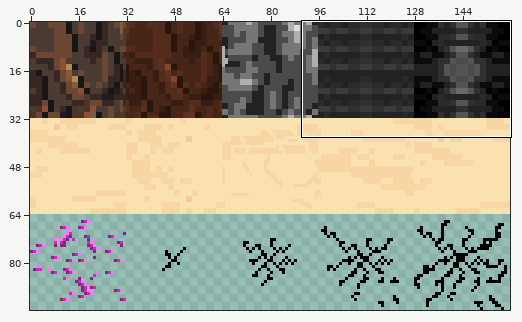
Sprite sheet: FixCraft/Assets/Resources/BKGSSxcf.png. The first picture is a wide view before the edit; the outline marks the close-up.
Close-up. As it was:
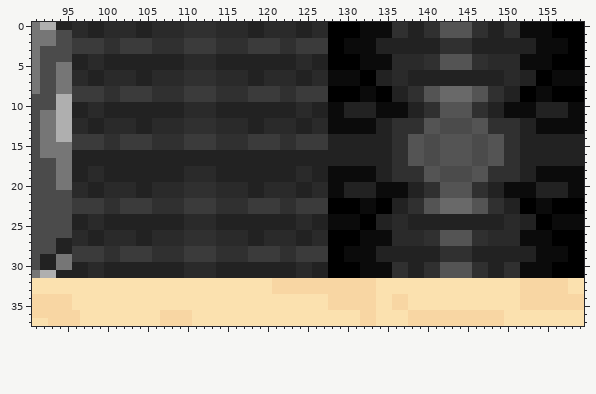
The file is 160x96 pixels. Pixels under 10% opacity are left out. Colours within 5 levels of each other are drawn and written as one. Shown: x 91..159, y 0..37.
After the commit:
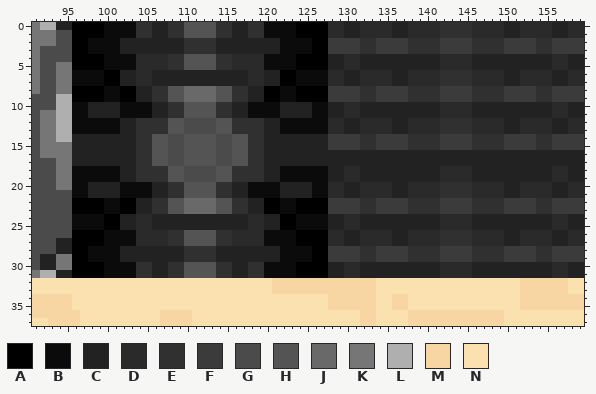
Palette (. is transparent): A #000000  B #0b0b0b  C #222222  D #2a2a2a  E #303030  F #3b3b3b  G #4b4b4b  H #545454  J #696969  K #767676  L #afafaf  M #f8d6a3  N #fbe1af
Log entry: Update BKGSSxcf.png Fixed Background Spritesheet
Difference:
y 0..1: x 96..159 DDCCDDDDCCDDDDEEEEDDDDCCDDDDCCDDAAAABBBBEECCEEHHHHEECCEEBBBBAAAA -> AAAABBBBEECCEEHHHHEECCEEBBBBAAAADDCCDDDDCCDDDDEEEEDDDDCCDDDDCCDD
y 2..3: x 96..159 FFFFEEFFFFEEEEFFFFEEEEFFFFEEFFFFAABBBBCCCCCCCCEEEECCCCCCCCBBBBAA -> AABBBBCCCCCCCCEEEECCCCCCCCBBBBAAFFFFEEFFFFEEEEFFFFEEEEFFFFEEFFFF
y 4..5: x 96..159 CCDDCCCCCCCCCCDDDDCCCCCCCCCCDDCCAAAABBBBDDDDEEHHHHEEDDDDBBBBAAAA -> AAAABBBBDDDDEEHHHHEEDDDDBBBBAAAACCDDCCCCCCCCCCDDDDCCCCCCCCCCDDCC
y 6..7: x 96..159 DDCCDDDDCCDDDDEEEEDDDDCCDDDDCCDDBBBBAACCDDCCCCCCCCCCCCDDCCAABBBB -> BBBBAACCDDCCCCCCCCCCCCDDCCAABBBBDDCCDDDDCCDDDDEEEEDDDDCCDDDDCCDD
y 8..9: x 96..105 FFFFEEFFFF -> AAAABBAACC; x 108..115 EEFFFFEE -> HHJJJJHH; x 118..137 FFFFEEFFFFAAAABBAACC -> CCAABBAAAAFFFFEEFFFF; x 140..147 HHJJJJHH -> EEFFFFEE; x 150..159 CCAABBAAAA -> FFFFEEFFFF
y 10..11: x 96..99 CCDD -> BBCC; x 102..105 CCCC -> BBBB; x 108..115 CCDDDDCC -> EEHHHHEE; x 118..121 CCCC -> BBBB; x 124..131 DDCCBBCC -> CCBBCCDD; x 134..137 BBBB -> CCCC; x 140..147 EEHHHHEE -> CCDDDDCC; x 150..153 BBBB -> CCCC; x 156..159 CCBB -> DDCC
y 12..13: x 96..159 DDCCDDDDCCDDDDEEEEDDDDCCDDDDCCDDBBBBBBCCEEEEHHGGGGHHEEEECCBBBBBB -> BBBBBBCCEEEEHHGGGGHHEEEECCBBBBBBDDCCDDDDCCDDDDEEEEDDDDCCDDDDCCDD
y 14..15: x 96..159 FFFFEEFFFFEEEEFFFFEEEEFFFFEEFFFFCCCCCCCCEEHHGGHHHHGGHHEECCCCCCCC -> CCCCCCCCEEHHGGHHHHGGHHEECCCCCCCCFFFFEEFFFFEEEEFFFFEEEEFFFFEEFFFF
y 16..17: x 104..119 CCCCCCCCCCCCCCCC -> EEHHGGHHHHGGHHEE; x 136..151 EEHHGGHHHHGGHHEE -> CCCCCCCCCCCCCCCC
y 18..19: x 96..101 CCDDCC -> BBBBBB; x 104..119 CCCCCCDDDDCCCCCC -> EEEEHHGGGGHHEEEE; x 122..133 CCDDCCBBBBBB -> BBBBBBCCDDCC; x 136..151 EEEEHHGGGGHHEEEE -> CCCCCCDDDDCCCCCC; x 154..159 BBBBBB -> CCDDCC
y 20..21: x 96..97 DD -> BB; x 100..123 DDDDCCDDDDEEEEDDDDCCDDDD -> CCBBBBCCEEHHHHEECCBBBBCC; x 126..129 DDBB -> BBDD; x 132..155 CCBBBBCCEEHHHHEECCBBBBCC -> DDDDCCDDDDEEEEDDDDCCDDDD; x 158..159 BB -> DD
y 22..23: x 96..105 FFFFEEFFFF -> AAAABBAACC; x 108..115 EEFFFFEE -> HHJJJJHH; x 118..137 FFFFEEFFFFAAAABBAACC -> CCAABBAAAAFFFFEEFFFF; x 140..147 HHJJJJHH -> EEFFFFEE; x 150..159 CCAABBAAAA -> FFFFEEFFFF
y 24..25: x 96..101 CCDDCC -> BBBBAA; x 104..105 CC -> DD; x 110..113 DDDD -> CCCC; x 118..119 CC -> DD; x 122..133 CCDDCCBBBBAA -> AABBBBCCDDCC; x 136..137 DD -> CC; x 142..145 CCCC -> DDDD; x 150..151 DD -> CC; x 154..159 AABBBB -> CCDDCC
y 26..27: x 96..105 DDCCDDDDCC -> AAAABBBBDD; x 108..115 DDEEEEDD -> EEHHHHEE; x 118..137 CCDDDDCCDDAAAABBBBDD -> DDBBBBAAAADDCCDDDDCC; x 140..147 EEHHHHEE -> DDEEEEDD; x 150..159 DDBBBBAAAA -> CCDDDDCCDD
y 28..29: x 96..159 FFFFEEFFFFEEEEFFFFEEEEFFFFEEFFFFAABBBBCCCCCCCCEEEECCCCCCCCBBBBAA -> AABBBBCCCCCCCCEEEECCCCCCCCBBBBAAFFFFEEFFFFEEEEFFFFEEEEFFFFEEFFFF
y 30..31: x 96..105 CCDDCCCCCC -> AAAABBBBEE; x 108..115 CCDDDDCC -> EEHHHHEE; x 118..137 CCCCCCDDCCAAAABBBBEE -> EEBBBBAAAACCDDCCCCCC; x 140..147 EEHHHHEE -> CCDDDDCC; x 150..159 EEBBBBAAAA -> CCCCCCDDCC
Where, in picture pixels (left, top, right, bottom), the same in both close-ups:
changed: (72, 22, 584, 278)
